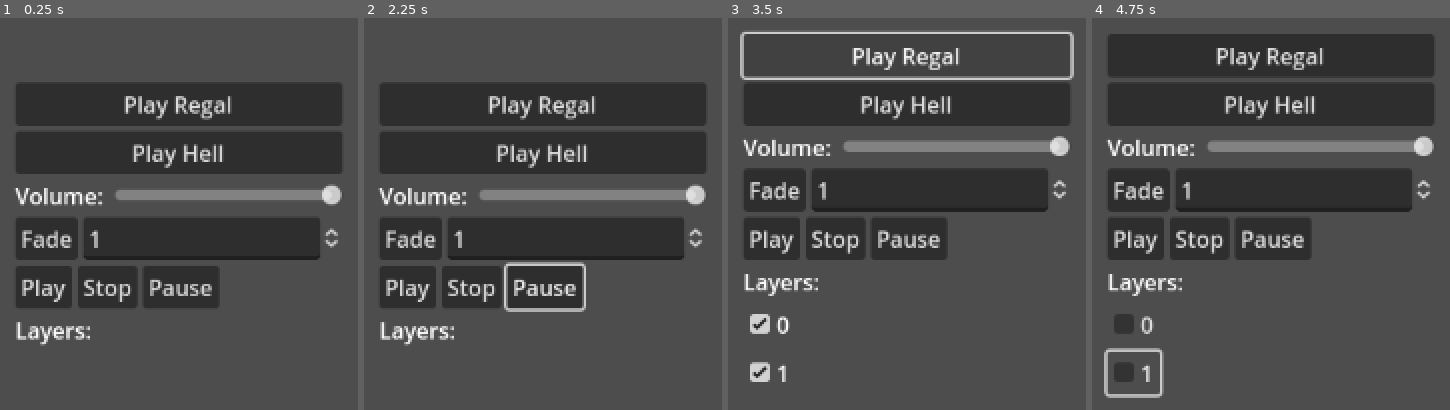
Above: before the commit, frames 1-4 (left to right).
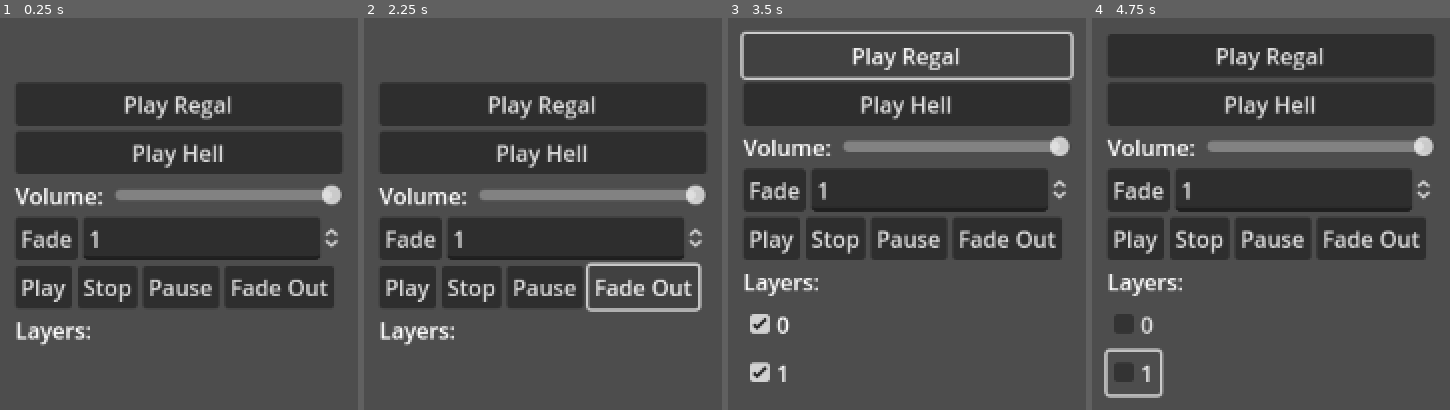
Above: after the commit, the same moments.

Repository: AceOfSpades-JFK/MusicPlayer
Game: Godot game, scene res://demo/demo.tscn
The game is run twice, just before and just after one commit, with the same random seed, the same clock (stepped at 60 frames per second) and the same inputs.
Inputs (mouse positions are in pixels of both pictures, inside the frame that each line leads up to):
- Up to frame 1 (0.25 s): no input
- Up to frame 2 (2.25 s): click "Stop" at 0.5 s; click "Pause" at 1.25 s; click (643, 284) at 2 s, where only the run after the commit has a clickable "Fade Out"
- Up to frame 3 (3.5 s): click "Play Regal" at 2.75 s
- Up to frame 4 (4.75 s): click "0" at 3.5 s; click "1" at 4.25 s

The runs differ from the first frame. In frame 1, 3.0% of the frame differs, in the area x 63-94%, y 63-74%; in frame 2, 2.1%; in frame 3, 3.1%, in the area x 63-94%, y 51-62%; in frame 4, 3.1%.
Error after the commit: Invalid call. Nonexistent function 'fade_out' in base 'Nil'. (res://demo/menu.gd:78)

Commit message:
transitional fades

Diff:
--- a/demo/demo.tscn
+++ b/demo/demo.tscn
@@ -81,6 +81,10 @@
 layout_mode = 2
 text = "Pause"
 
+[node name="FadeOut" type="Button" parent="VBoxContainer/HBoxContainer3"]
+layout_mode = 2
+text = "Fade Out"
+
 [node name="Label" type="Label" parent="VBoxContainer"]
 layout_mode = 2
 text = "Layers:"
@@ -93,3 +97,4 @@
 [connection signal="pressed" from="VBoxContainer/HBoxContainer3/Play" to="." method="_on_play_pressed"]
 [connection signal="pressed" from="VBoxContainer/HBoxContainer3/Stop" to="." method="_on_stop_pressed"]
 [connection signal="pressed" from="VBoxContainer/HBoxContainer3/Pause" to="." method="_on_pause_pressed"]
+[connection signal="pressed" from="VBoxContainer/HBoxContainer3/FadeOut" to="." method="_on_fade_out_pressed"]
--- a/demo/menu.gd
+++ b/demo/menu.gd
@@ -21,7 +21,7 @@
 	lg.name = "LayerGrid"
 
 	# Load and play the track
-	_music_player.load_track(track_name, volume_slider.value, true)
+	_music_player.fade_to_track(track_name, volume_slider.value, 2.0)
 
 	# Something
 	for i in range(_music_player.get_current_track().get_layer_count()):
@@ -73,3 +73,6 @@
 
 func _on_pause_pressed():
 	$MusicPlayer.pause()
+
+func _on_fade_out_pressed():
+	$MusicPlayer.get_current_track().fade_out()
--- a/script/music_player.gd
+++ b/script/music_player.gd
@@ -45,48 +45,75 @@
 #	autoplay: Should the track play upon loading (default is false)
 func load_track(trackname: String, vol: float = 1.0, autoplay: bool = false) -> void:
 	if tracklist.has(trackname):
-		unload_track()
-		# Get the track info, create the track node, and add it to the scene tree
-		var ti = tracklist[trackname]
-		var t: Track = Track.new()
-		t.name = ti.name
-		t.track_info = ti
-		t.volume = vol
+		if _current_track && _current_track.name == trackname:
+			# Ignore if the provided track is already the thing
+			print("Track (" + trackname + ") is already loaded!")
+		else:
+			# Unload the current track
+			unload_track()
+
+			# Create the track node
+			var t: Track = _create_track_node(trackname)
+			t.volume = vol
+
+			# Add the newly created track to the scene tree, and set it as the current track
+			add_child(t)
+			if autoplay: t.play()
+			_current_track = t
+
+
+### Fades the current track to a new track
+#	trackname: Name of the track to fade to
+#	vol: Volume to fade the new track to
+#	duration: How long the track should fade
+func fade_to_track(trackname: String, vol: float = 1.0, duration: float = 1.0) -> void:
+	# Fade out the old track
+	if _current_track:
+		# Return if the provided trackname is the current track!
+		if _current_track.name == trackname:
+			print("Track (" + trackname + ") is already loaded!")
+			return
+
+		# Fade the previous track out
+		_current_track.fade_out(duration, true)
+		_current_track.name = '__goodbye__'
+
+	# Create a new track that fades in
+	if tracklist.has(trackname):
+		var t: Track = _create_track_node(trackname)
+		t.volume = 0.0
+
+		# Add the newly created track to the scene tree, and set it as the current track
 		add_child(t)
+		t.play()
+		t.fade_volume(vol, duration)
 		_current_track = t
-		if autoplay:
-			_current_track.play()
 
 
 ### Unloads the current track.
 func unload_track() -> void:
-	var t: Track = _get_track("")
-	if t:
-		if t == _current_track:
-			_current_track = null
-		t.name = '__goodbye__'
-		t.queue_free()
+	if _current_track:
+		_current_track.name = '__goodbye__'
+		_current_track.queue_free()
+		_current_track = null
 
 
 ### Plays the current track from the beginning.
 func play() -> void:
-	var t: Track = _get_track("")
-	if t:
-		t.play()
+	if _current_track:
+		_current_track.play()
 
 
 ### Pauses playback of the current track.
 func pause() -> void:
-	var t: Track = _get_track("")
-	if t:
-		t.pause()
+	if _current_track:
+		_current_track.pause()
 
 
 ### Stops the playback of the current track
 func stop() -> void:
-	var t: Track = _get_track("")
-	if t:
-		t.stop()
+	if _current_track:
+		_current_track.stop()
 
 
 func get_current_track() -> Track:
@@ -106,3 +133,12 @@
 	else:
 		printerr("Track (" + trackname + ") is not currently loaded!")
 		return null
+
+
+func _create_track_node(trackname: String) -> Track:
+	# Get the track info, create the track node, and add it to the scene tree
+	var ti = tracklist[trackname]
+	var t: Track = Track.new()
+	t.name = ti.name
+	t.track_info = ti
+	return t
--- a/script/track.gd
+++ b/script/track.gd
@@ -18,7 +18,9 @@
 var _layer_volumes: Array[float]
 var _tween: Tween
 var _layer_tween: Tween
-var _prev_vol: float
+
+var playing: bool = false
+var stream_paused: bool = false
 
 
 func _ready():
@@ -43,29 +45,32 @@
 
 
 func _process(_delta):
-	# Apply the global volume upon tweening
-	if volume != _prev_vol:
-		_apply_volume()
+	# Apply the global volume
+	_apply_volume()
 
-	# Apply the layer volume upon tweening
-	pass
-
-	_prev_vol = volume
+	# Apply the layer volume
+	for i in range(track_info.layer_count):
+		_apply_layer_volume(i)
 
 
 func play() -> void:
 	for c: AudioStreamPlayer in get_children():
 		c.play()
+	playing = true
+	stream_paused = false
 
 
 func stop() -> void:
 	for c: AudioStreamPlayer in get_children():
 		c.stop()
+	playing = false
+	stream_paused = false
 
 
 func pause() -> void:
 	for c: AudioStreamPlayer in get_children():
 		c.stream_paused = !c.stream_paused
+	stream_paused = !stream_paused
 
 
 ### Sets the volume of a layer to the normalized float
@@ -73,7 +78,6 @@
 #	volume: How loud should the current layer be
 func set_layer_volume(layer: int, vol: float) -> void:
 	_layer_volumes[layer] = vol
-	_apply_layer_volume(layer)
 
 
 func fade_volume(vol: float, duration: float = 1.0) -> void:
@@ -86,8 +90,14 @@
 		volume = vol
 
 
-func fade_out(duration: float = 1.0) -> void:
-	pass
+func fade_out(duration: float = 1.0, free: bool = false) -> void:
+	if is_zero_approx(duration):
+		if free: queue_free()
+		else:    stop()
+	else:
+		fade_volume(0.0, duration)
+		if free: _tween.tween_callback(queue_free)
+		else:    _tween.tween_callback(stop)
 
 
 func get_layer_count():
